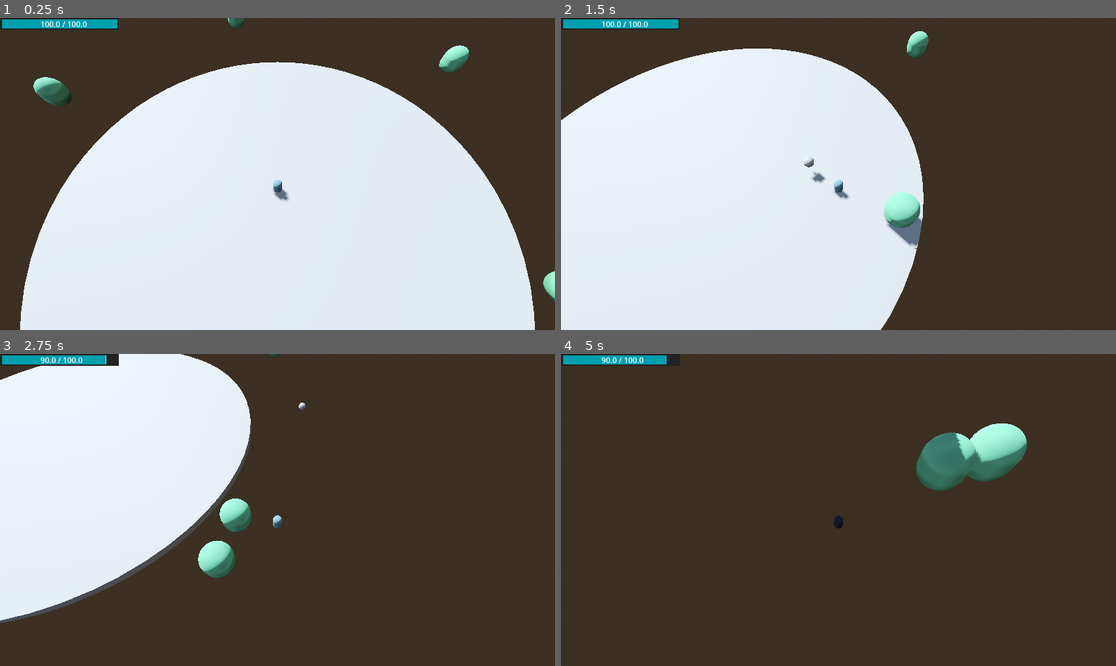
Above: before the commit, frames 1-4 (two rows, left to right).
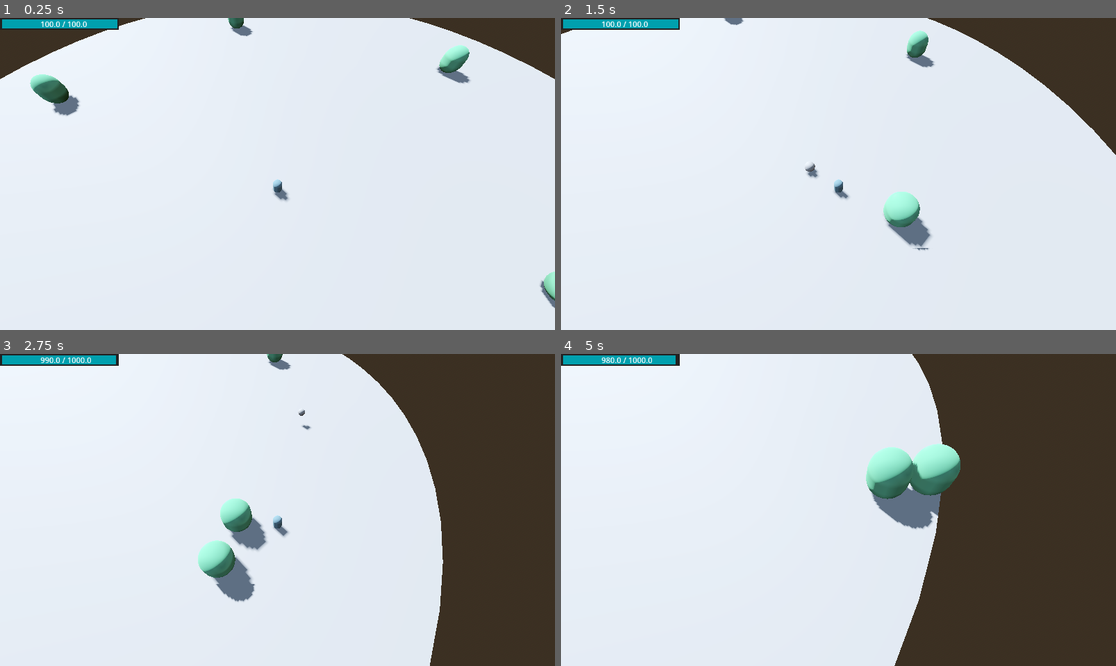
Above: after the commit, the same moments.

Repository: NineSama/Creamy
Game: Godot game, scene res://main.tscn
Same seed, same stepped clock (60 frames per second), same inputs: the game is played once before the commit and once after it.
Inputs (mouse positions are in pixels of both pictures, inside the frame that each line leads up to):
- Up to frame 1 (0.25 s): no input
- Up to frame 2 (1.5 s): move the mouse to (960, 158) at 0.52 s; press the mouse at (960, 158) at 0.53 s; hold D (move_right) 0.53-1.28 s; right-click (960, 158) at 0.8 s; move the mouse to (727, 189) at 1.27 s; release the mouse at (727, 189) at 1.28 s; hold S (move_back) from 1.28 s (still down); right-click (727, 189) at 1.35 s
- Up to frame 3 (2.75 s): tap F (swap) at 1.55 s; move the mouse to (333, 441) at 2.02 s; release S (move_back) at 2.03 s; hold D (move_right) from 2.03 s (still down); hold F (swap) from 2.03 s (still down); click (333, 441) at 2.3 s
- Up to frame 4 (5 s): move the mouse to (810, 572) at 2.77 s; release F (swap) at 2.78 s; click (810, 572) at 2.85 s; right-click (810, 572) at 3.05 s; move the mouse to (1005, 556) at 3.52 s; release D (move_right) at 3.53 s; hold Space (dash) 3.53-4.28 s; hold A (move_left) from 3.53 s (still down); tap F (swap) at 3.8 s; move the mouse to (672, 463) at 4.27 s; tap W (move_front) at 4.35 s; click (672, 463) at 4.55 s

The runs differ from the first frame. In frame 1, 33% of the frame differs, in the area x 0-100%, y 0-100%; in frame 2, 41%; in frame 3, 46%; in frame 4, 67%, in the area x 0-84%, y 0-100%.

Commit message:
added dark ability : voidslash

Diff:
--- a/main.tscn
+++ b/main.tscn
@@ -19,13 +19,13 @@
 glow_enabled = true
 
 [sub_resource type="CylinderMesh" id="CylinderMesh_ig7tw"]
-top_radius = 25.0
-bottom_radius = 25.0
+top_radius = 50.0
+bottom_radius = 50.0
 height = 1.0
 
 [sub_resource type="CylinderShape3D" id="CylinderShape3D_ig7tw"]
 height = 1.0
-radius = 25.0
+radius = 50.0
 
 [node name="Main" type="Node3D" unique_id=2053991392]
 
--- a/project.godot
+++ b/project.godot
@@ -42,7 +42,7 @@
 "events": [Object(InputEventKey,"resource_local_to_scene":false,"resource_name":"","device":-1,"window_id":0,"alt_press …(191 unchanged characters)…
 ]
 }
-aether_shard={
+basic={
 "deadzone": 0.2,
 "events": [Object(InputEventMouseButton,"resource_local_to_scene":false,"resource_name":"","device":-1,"window_id":0,"a …(258 unchanged characters)…
 ]
--- /dev/null
+++ b/scenes/ability/dark/VoidSlashArea.tscn
@@ -0,0 +1,42 @@
+[gd_scene format=3 uid="uid://ba3e5fd54whhe"]
+
+[ext_resource type="Script" uid="uid://ryr85whvh2ay" path="res://scripts/ability/dark/VoidSlashArea.gd" id="1_3x4tl"]
+
+[sub_resource type="CylinderShape3D" id="CylinderShape3D_kj0y6"]
+height = 0.5
+radius = 7.0
+
+[sub_resource type="StandardMaterial3D" id="StandardMaterial3D_3x4tl"]
+albedo_color = Color(0.0056585064, 0.009155602, 0.06487212, 1)
+
+[node name="VoidSlashArea" type="Area3D" unique_id=1947065878]
+script = ExtResource("1_3x4tl")
+
+[node name="CollisionShape3D" type="CollisionShape3D" parent="." unique_id=74588635]
+shape = SubResource("CylinderShape3D_kj0y6")
+
+[node name="CSGCombiner3D" type="CSGCombiner3D" parent="." unique_id=457447899]
+
+[node name="CSGCylinder3D" type="CSGCylinder3D" parent="CSGCombiner3D" unique_id=2109506959]
+radius = 7.0
+height = 0.2
+sides = 32
+material = SubResource("StandardMaterial3D_3x4tl")
+
+[node name="CSGBox3D" type="CSGBox3D" parent="CSGCombiner3D" unique_id=207030895]
+transform = Transform3D(0.57912046, 0, 0.70710677, 0, 1, 0, -0.57912046, 0, 0.70710677, 7.792345, 0, 1.9121796)
+operation = 2
+size = Vector3(20.157349, 2, 13.665039)
+
+[node name="CSGBox3D2" type="CSGBox3D" parent="CSGCombiner3D" unique_id=573310400]
+transform = Transform3D(0.70710677, 0, -0.70710677, 0, 1, 0, 0.70710677, 0, 0.70710677, -5.9704847, 0.054364204, 4.609008)
+operation = 2
+size = Vector3(27.085327, 2.1464844, 14.855957)
+
+[node name="CSGCylinder3D2" type="CSGCylinder3D" parent="CSGCombiner3D" unique_id=177613507]
+operation = 2
+radius = 2.0
+height = 1.0
+sides = 32
+
+[connection signal="body_entered" from="." to="." method="_on_body_entered"]
--- /dev/null
+++ b/scripts/ability/dark/VoidSlash.gd
@@ -0,0 +1,26 @@
+extends ability
+class_name VoidSlash
+
+var slash_scene = preload("res://scenes/ability/dark/VoidSlashArea.tscn")
+
+var damage: float = 30.0
+var slash_range: float = 10.0
+var angle: float = 50.0
+var force: float = 3.0
+
+func cast(player):
+	print("hello")
+	if not can_cast():
+		return
+	if player.gcd.is_on_gcd():
+		return
+
+	var slash = slash_scene.instantiate()
+	player.get_parent().add_child(slash)
+
+	# Position depending on the player
+	slash.global_position = player.global_position
+	slash.setup(player.get_aim_direction(), damage, force)
+
+	trigger_cooldown()
+	player.gcd.trigger_gcd()
--- /dev/null
+++ b/scripts/ability/dark/VoidSlashArea.gd
@@ -0,0 +1,30 @@
+extends Area3D
+
+# --- Void Slash Area Config ---
+var damage: float
+var force: float
+var angle_cone: float = 45.0
+var direction: Vector3
+
+func setup(dir: Vector3, dmg: float, frc: float):
+	direction = dir.normalized()
+	damage = dmg
+	force = frc
+
+	print("yo")
+	if direction:
+		look_at(global_position + direction, Vector3.UP)
+	await get_tree().create_timer(0.1).timeout
+	queue_free()
+
+func _on_body_entered(body: Node3D) -> void:
+	if body.is_in_group("enemy"):
+		print(body)
+		var dir_to_enemy = (body.global_position - global_position).normalized()
+		var angle = rad_to_deg(direction.angle_to(dir_to_enemy))
+
+		if angle <= angle_cone:
+			if body.has_method("take_damage"):
+				body.take_damage(damage)
+			if body.has_method("apply_knockback"):
+				body.apply_knockback(direction, force)
--- a/scripts/ability/light/Repulse.gd
+++ b/scripts/ability/light/Repulse.gd
@@ -6,7 +6,7 @@
 var damage: float = 15.0
 var speed: float = 25.0
 var max_range: float = 18.0
-var force: float = 2.0
+var force: float = 3.0
 
 func cast(player):
 	if not can_cast():
@@ -18,7 +18,7 @@
 	var projectile = projectile_scene.instantiate()
 	player.get_parent().add_child(projectile)
 
-	projectile.global_position = player.global_position + Vector3.UP * 1.0
+	projectile.global_position = player.global_position
 	projectile.setup(player.get_aim_direction(), speed, damage, max_range, force)
 
 	trigger_cooldown()
--- a/scripts/ability/light/RepulseProjectile.gd
+++ b/scripts/ability/light/RepulseProjectile.gd
@@ -23,7 +23,6 @@
 		queue_free()
 
 func _on_body_entered(body: Node3D) -> void:
-	print("entered ", body)
 	if body.is_in_group("enemy"):
 		if body.has_method("take_damage"):
 			body.take_damage(damage)
--- a/scripts/enemies/mob/red.gd
+++ b/scripts/enemies/mob/red.gd
@@ -20,7 +20,7 @@
 var attack_damage: float = 10.0
 var can_attack: bool = true
 var is_knocked: bool = false
-var knockback_speed: float = 20.0
+var knockback_speed: float = 25.0
 var knockback_force: float = 0.0
 var knockback_dir: Vector3 = Vector3.ZERO
 
@@ -83,7 +83,6 @@
 	mesh.material_override.albedo_color = color
 
 func apply_knockback(dir: Vector3, force: float):
-	print("hello")
 	is_knocked = true
 	knockback_dir = dir.normalized()
 	knockback_force = force
--- a/scripts/player/player.gd
+++ b/scripts/player/player.gd
@@ -7,8 +7,8 @@
 @onready var mesh: MeshInstance3D = $MeshInstance3D
 var color: Color = Color(0.382, 0.49, 0.535, 1.0)
 var move_speed: float = 20.0
-var max_hp: float = 100.0
-var current_hp: float = 100.0
+var max_hp: float = 1000.0
+var current_hp: float = 1000.0
 
 # --- Form System ---
 var form: swapForm
@@ -23,6 +23,7 @@
 # --- Ability System ---
 var aether_shard: AetherShard
 var repulse: Repulse
+var void_slash: VoidSlash
 
 # --- UI System ---
 signal hp_changed(current: float, max: float)
@@ -35,13 +36,16 @@
 	form.apply_color(self)
 	dash = playerDash.new(self)
 	gcd = GCD.new()
+	# Abilities
 	aether_shard = AetherShard.new()
 	repulse = Repulse.new()
+	void_slash = VoidSlash.new()
 	emit_signal("hp_changed", current_hp, max_hp)
 
 func _physics_process(delta: float) -> void:
 	aether_shard.update(delta)
 	repulse.update(delta)
+	void_slash.update(delta)
 	gcd.update(delta)
 	if dash.is_dashing:
 		dash.handle_dash(delta)
@@ -65,12 +69,16 @@
 func _input(event: InputEvent) -> void:
 	if event.is_action_pressed("dash"):
 		dash.start_dash(last_direction)
-	if event.is_action_pressed("aether_shard") and form.is_light():
+	if event.is_action_pressed("swap"):
+		form.swap_form(self)
+	# LIGHT ABILITIES
+	if event.is_action_pressed("basic") and form.is_light():
 		aether_shard.cast(self)
 	if event.is_action_pressed("repulse") and form.is_light():
 		repulse.cast(self)
-	if event.is_action_pressed("swap"):
-		form.swap_form(self)
+	# DARK ABILITIES
+	if event.is_action_pressed("basic") and form.is_dark():
+		void_slash.cast(self)
 
 func get_input_direction() -> Vector3:
 	var input_dir = Input.get_vector("move_left", "move_right", "move_front", "move_back")
@@ -102,4 +110,4 @@
 func hit_indicator():
 	mesh.material_override.albedo_color = Color(0.504, 0.161, 0.077, 1.0)
 	await get_tree().create_timer(0.1).timeout
-	mesh.material_override.albedo_color = color
+	form.apply_color(self)
Not shown, added: scripts/ability/dark/VoidSlash.gd.uid
Not shown, added: scripts/ability/dark/VoidSlashArea.gd.uid
